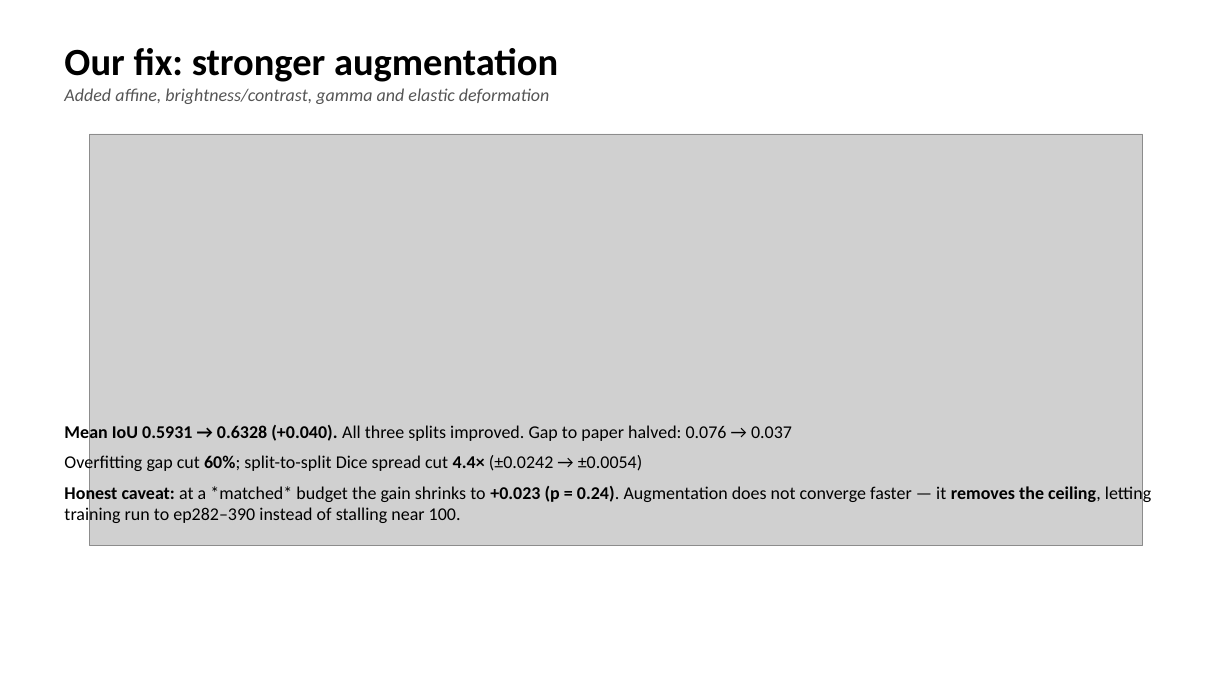
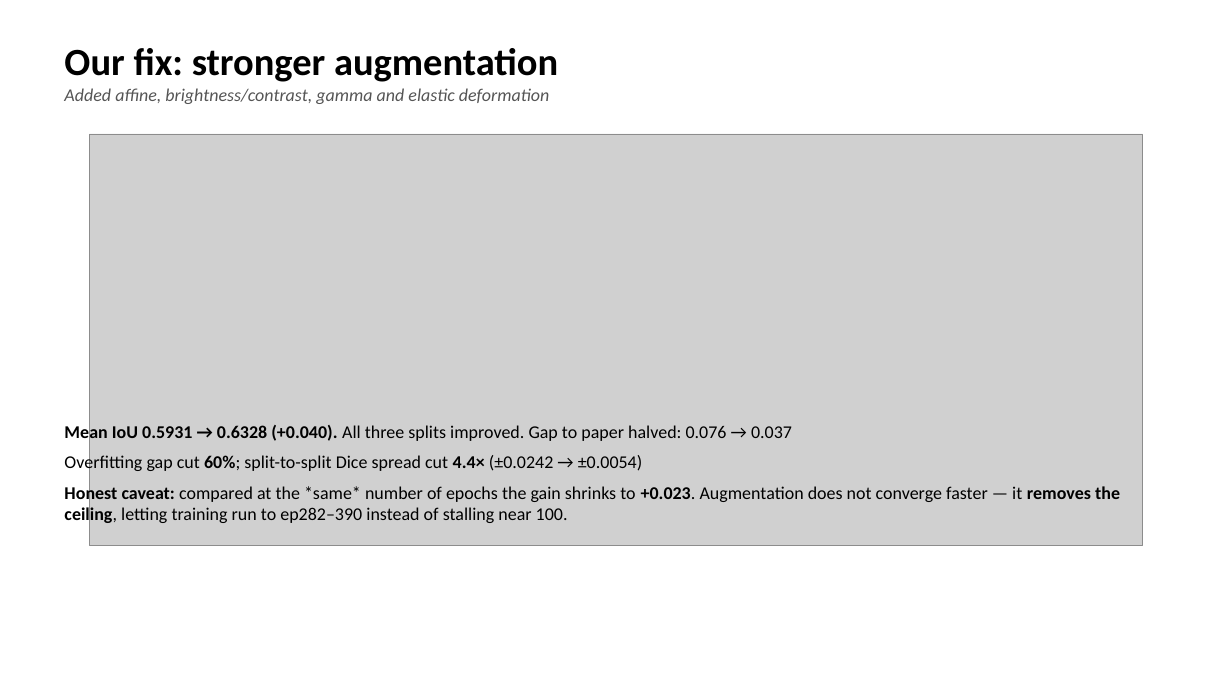
Before and after one commit to DavidShenzi/unext-project, a slide deck: slide 9 of UNeXt_presentation.pptx. Drawn at 1232x693 pixels with LibreOffice and Linux fonts; fonts in the diff are those of the drawing; grey boxes stand for pictures. Boxes give left, top, right and bottom in pixels: in the first picture for what was removed or moved away, otherwise in the second. Text is boxed around its words. In the diff, an @@ line names an element or a change of style, - is before the commit and + after.

```diff
--- a/UNeXt_presentation.pptx
+++ b/UNeXt_presentation.pptx
@@ text at box(64, 484, 1120, 526): text changed @@
-Honest caveat: at a *matched* budget the gain shrinks to +0.023 (p = 0.24). Augmentation does not converge faster — it removes the ceiling, letting training run to ep282–390 instead of stalling near 100.
+Honest caveat: compared at the *same* number of epochs the gain shrinks to +0.023. Augmentation does not converge faster — it removes the ceiling, letting training run to ep282–390 instead of stalling near 100.
```
Also in this commit, not shown: 5 other slides changed, 2 slides added, 1 slide removed, 3 other files.
